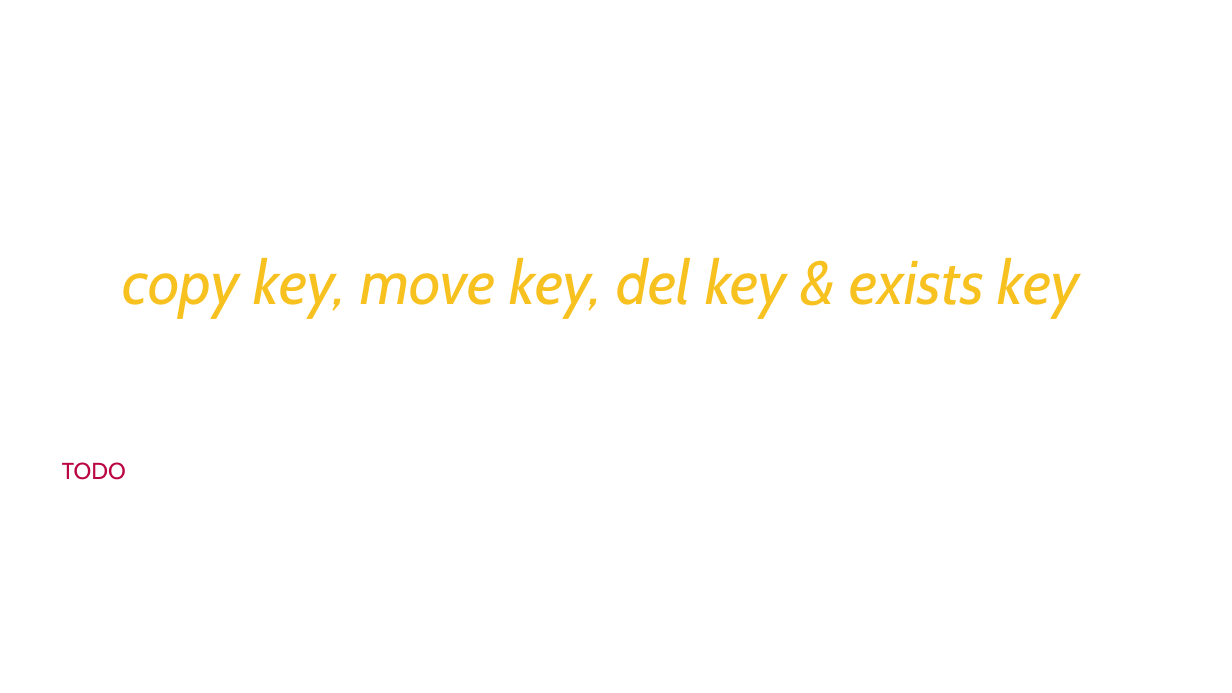
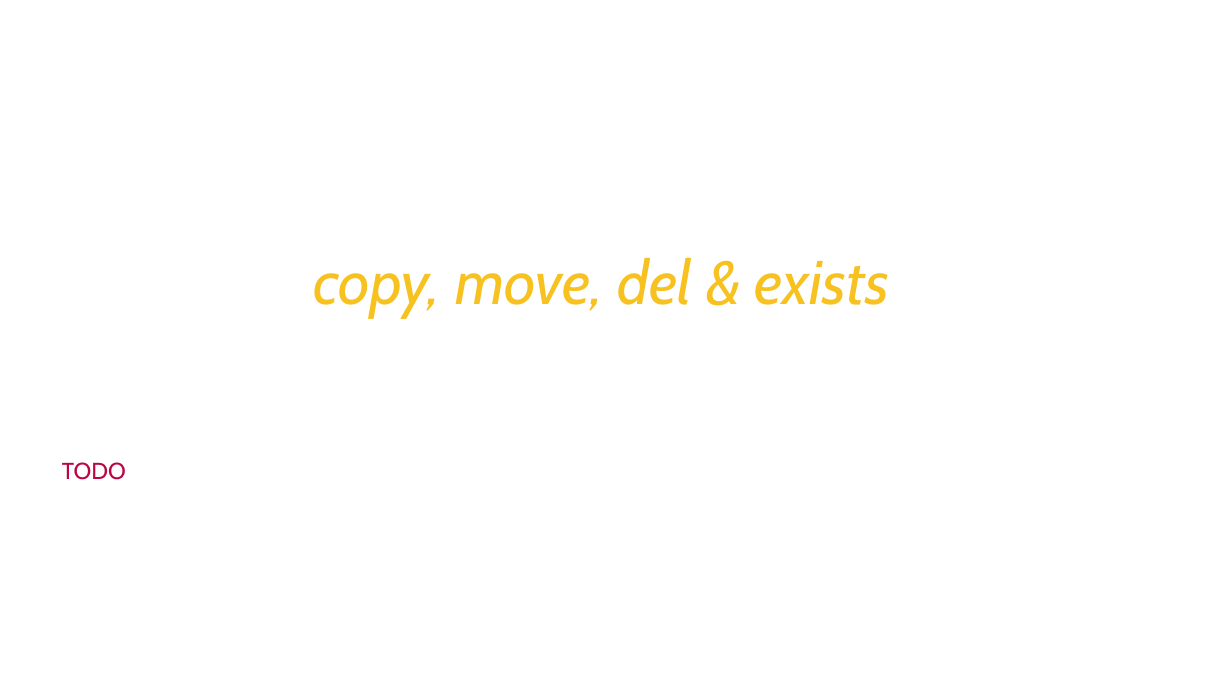
Before and after one commit to Saleel-Bagde/PPT-s, a slide deck: slide 31 of redis Ver2.pptx. Drawn at 1232x693 pixels with LibreOffice and Linux fonts; fonts in the diff are those of the drawing. Boxes give left, top, right and bottom in pixels: in the first picture for what was removed or moved away, otherwise in the second. Text is boxed around its words. In the diff, an @@ line names an element or a change of style, - is before the commit and + after.

```diff
--- a/redis Ver2.pptx
+++ b/redis Ver2.pptx
@@ text at [313,257,890,318]: text changed @@
-copy key, move key, del key & exists key
+copy, move, del & exists
```
Also in this commit, not shown: 52 other slides changed, 3 slides added.
